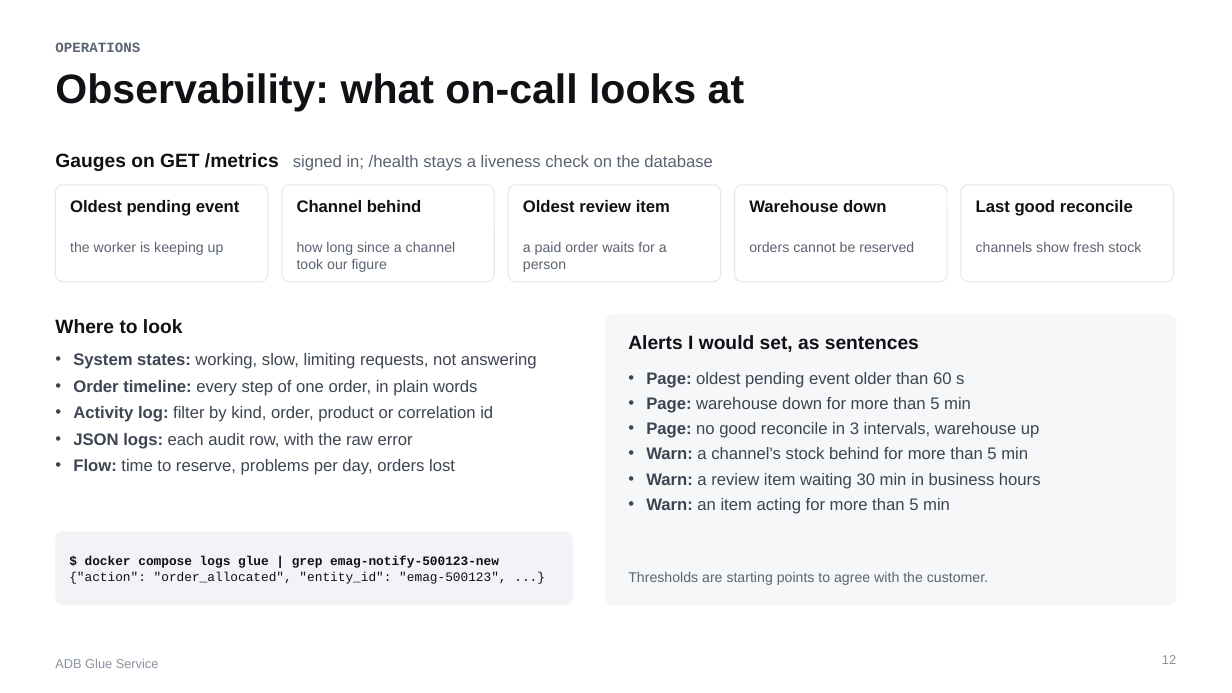
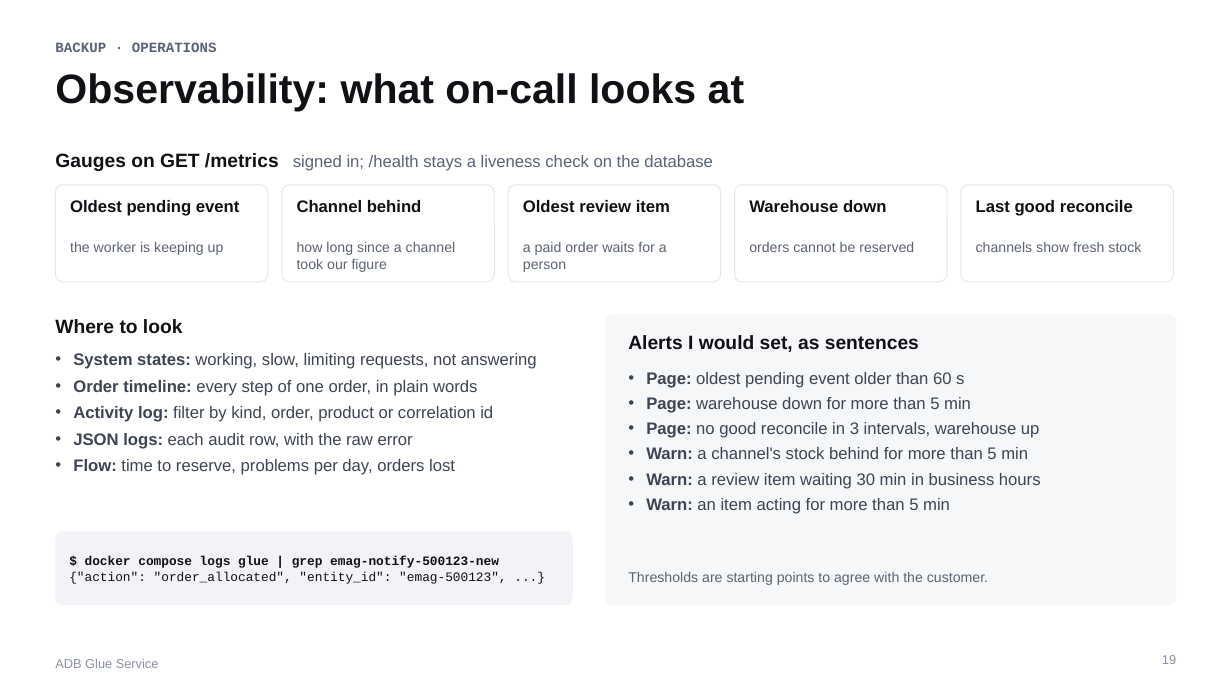
Before and after one commit to PantelimonGulie/adb-glue-service, a slide deck: slide 19 of docs/presentation/ADB-Glue-Service.pptx (slide 12 before the commit). Drawn at 1232x693 pixels with LibreOffice and Linux fonts; fonts in the diff are those of the drawing. Boxes give left, top, right and bottom in pixels: in the first picture for what was removed or moved away, otherwise in the second. Text is boxed around its words. In the diff, an @@ line names an element or a change of style, - is before the commit and + after.

Commit message:
Shorten the talk to 14 slides, with the detail moved to backup slides

```diff
--- a/docs/presentation/ADB-Glue-Service.pptx
+++ b/docs/presentation/ADB-Glue-Service.pptx
@@ text at (55, 42, 217, 52): text changed @@
-OPERATIONS
+BACKUP · OPERATIONS
@@ page number at (1162, 655, 1176, 664): text changed @@
-12
+19
```
Also in this commit, not shown: 9 other slides changed, 4 slides added, 2 slides removed, 1 other file.
